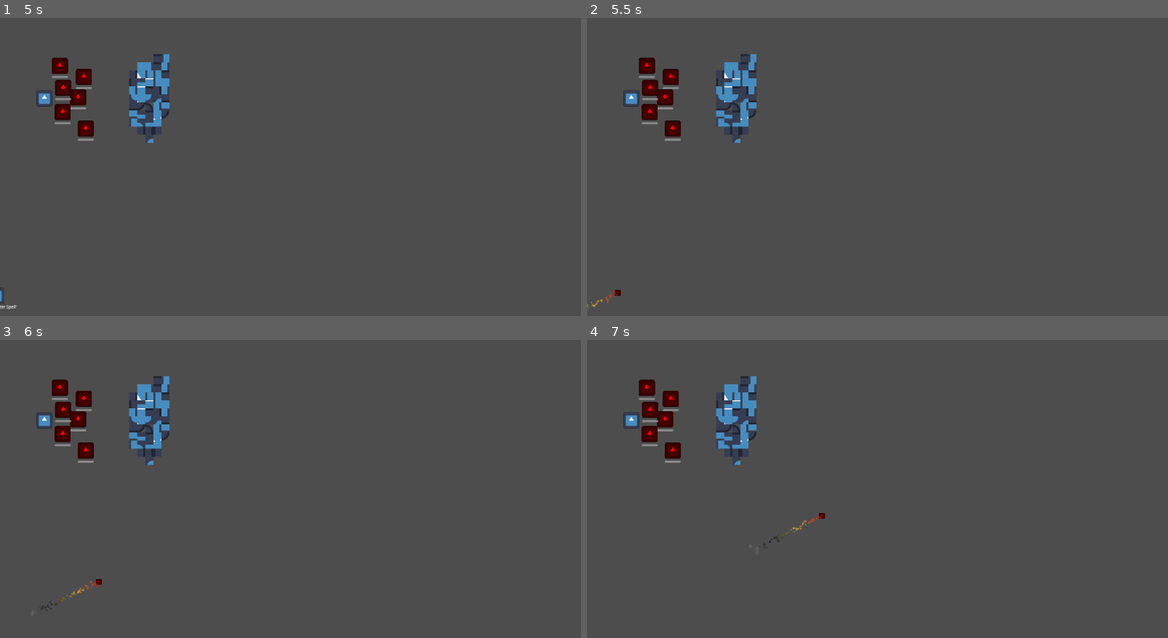
Above: before the commit, frames 1-4 (two rows, left to right).
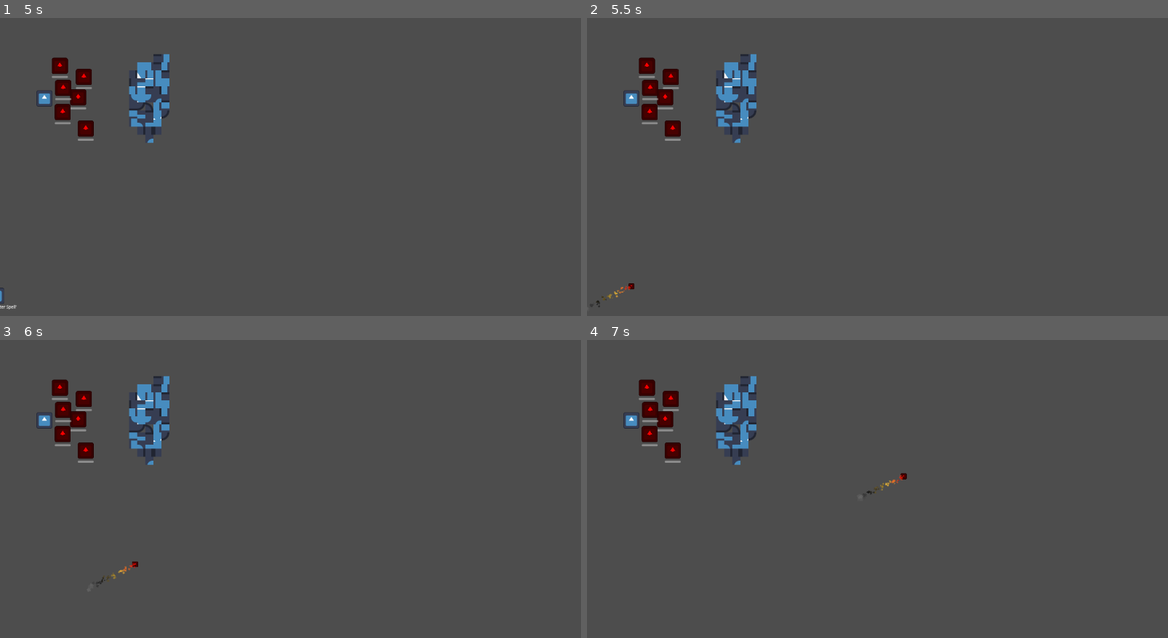
Above: after the commit, the same moments.

Repository: NIK-Pro-coder/coop-roguelike-reborn
Game: Godot game, scene res://main.tscn
The game is run twice, just before and just after one commit, with the same random seed, the same clock (stepped at 60 frames per second) and the same inputs. The engine's default icon, where the game draws it, is replaced by a stand-in: a white triangle on a blue panel in a dark square.
Inputs (mouse positions are in pixels of both pictures, inside the frame that each line leads up to):
- Up to frame 1 (5 s): tap Enter at 0.5 s; move the mouse to (418, 137) at 0.52 s; hold D (right) 0.53-1.28 s; hold Tab (cycle_spell) 0.53-1.28 s; click (418, 137) at 0.67 s; move the mouse to (174, 169) at 1.27 s; hold S (down) 1.28-2.03 s; right-click (174, 169) at 1.35 s; move the mouse to (348, 80) at 2.02 s; hold D (right) 2.03-2.78 s; hold Tab (cycle_spell) 2.03-2.78 s; move the mouse to (261, 217) at 2.77 s; hold W (up) 2.78-3.53 s; right-click (261, 217) at 2.85 s; click (261, 217) at 2.92 s; move the mouse to (464, 202) at 3.52 s; hold Tab (cycle_spell) 3.53-4.28 s; hold A (left) from 3.53 s (still down); move the mouse to (116, 104) at 4.27 s; right-click (116, 104) at 4.35 s
- Up to frame 2 (5.5 s): tap Space at 5 s; move the mouse to (906, 152) at 5.02 s; release A (left) at 5.03 s; hold S (down) from 5.03 s (still down); hold Tab (cycle_spell) from 5.03 s (still down); click (906, 152) at 5.17 s
- Up to frame 3 (6 s): move the mouse to (203, 393) at 5.77 s; release S (down) at 5.78 s; release Tab (cycle_spell) at 5.78 s; hold D (right) from 5.78 s (still down); right-click (203, 393) at 5.85 s
- Up to frame 4 (7 s): move the mouse to (1005, 459) at 6.52 s; release D (right) at 6.53 s; hold W (up) from 6.53 s (still down); hold Tab (cycle_spell) from 6.53 s (still down)

Frame 1 is identical in both runs. In frame 2, 0.1% of the frame differs, in the area x 0-9%, y 89-99%; in frame 3, 0.1%; in frame 4, 0.2%, in the area x 30-56%, y 44-70%.

Commit message:
Made fireball spell faster because yes

Diff:
--- a/Spells/FireSpell/fire_spell.tres
+++ b/Spells/FireSpell/fire_spell.tres
@@ -7,5 +7,5 @@
 name = "Fire Spell"
 desc = "Fire"
 cooldown = 0.5
-travel_speed = 300.0
+travel_speed = 400.0
 metadata/_custom_type_script = "uid://deeokg0jf854b"
--- a/Spells/FireSpell/fireball.tscn
+++ b/Spells/FireSpell/fireball.tscn
@@ -39,7 +39,7 @@
 
 [node name="fireball" type="CharacterBody2D" unique_id=1160919186]
 script = ExtResource("1_u2je5")
-speed = 300.0
+speed = 400.0
 size = Vector2(16, 16)
 lifetime = 5.0
 metadata/_custom_type_script = "uid://bwbohng3o31jq"
@@ -51,5 +51,5 @@
 
 [node name="GPUParticles2D" type="GPUParticles2D" parent="." unique_id=20977816]
 amount = 64
-lifetime = 0.5
+lifetime = 0.25
 process_material = SubResource("ParticleProcessMaterial_q22a5")
